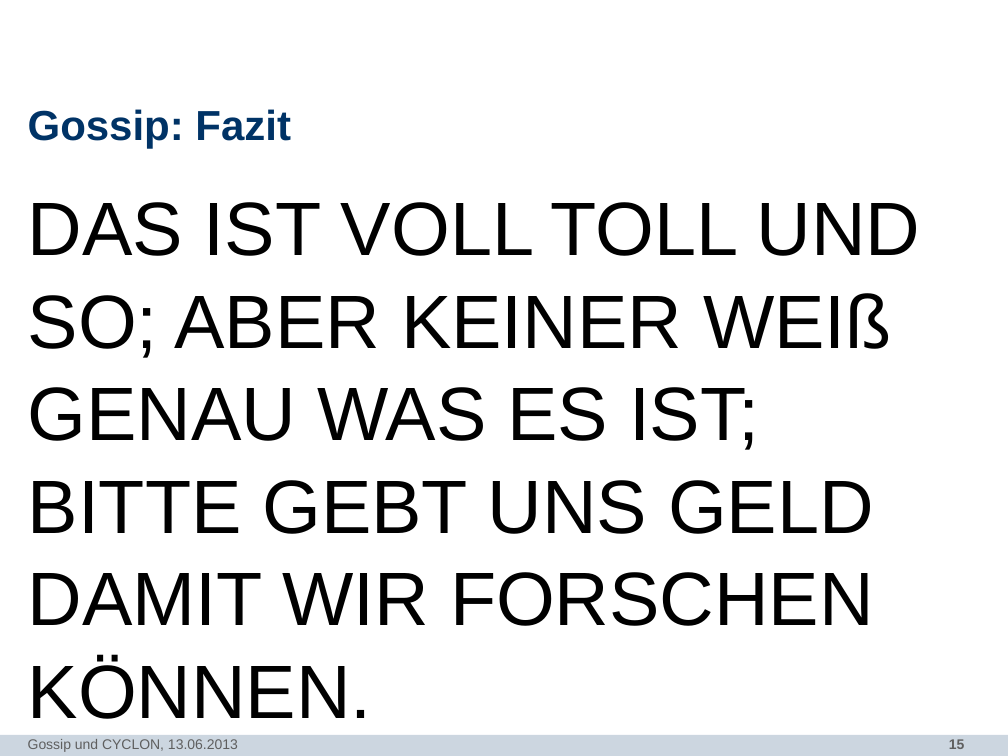
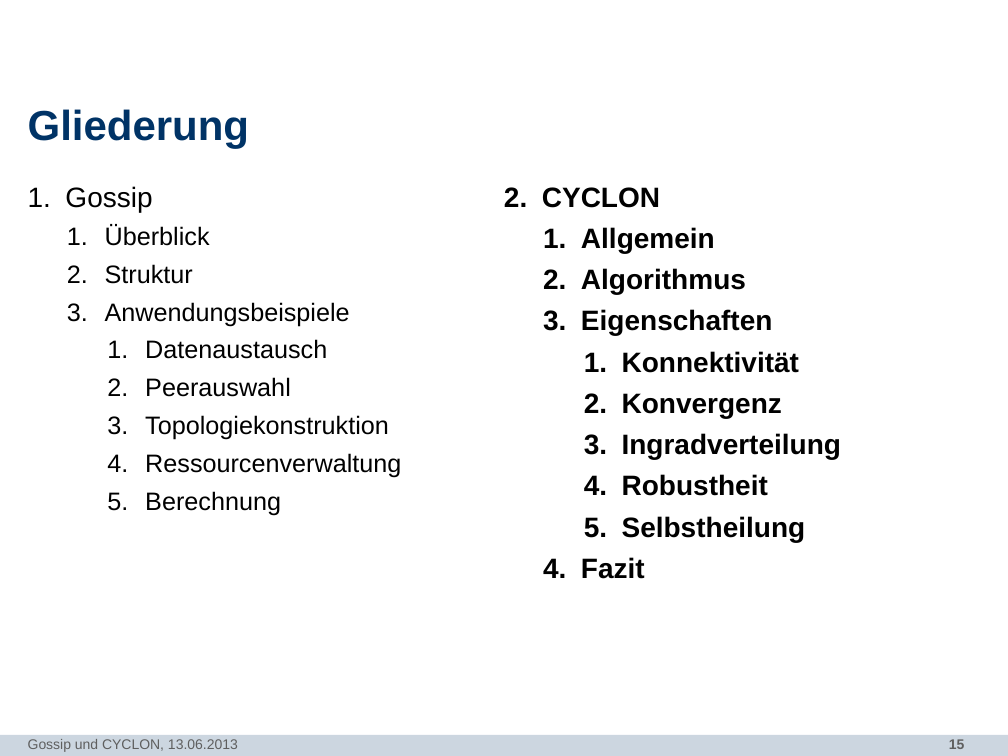
Before and after one commit to N8Fear/DistributedSystems, a slide deck: slide 15 of Vortrag/[MASTER] Präsentation.pptx. Drawn at 1008x756 pixels with LibreOffice and Linux fonts; fonts in the diff are those of the drawing; background and template pictures are left out. Boxes give left, top, right and bottom in pixels: in the first picture for what was removed or moved away, otherwise in the second. Text is boxed around its words. In the diff, an @@ line names an element or a change of style, - is before the commit and + after.

```diff
--- a/Vortrag/[MASTER] Präsentation.pptx
+++ b/Vortrag/[MASTER] Präsentation.pptx
@@ title at (28, 109, 249, 149): text changed @@
-Gossip: Fazit
+Gliederung
@@ text "Gossip" at (65, 186, 841, 579): columns 1 to 2 @@
@@ text at (65, 186, 841, 579): text changed; size 54 to 20 pt @@
-DAS IST VOLL TOLL UND SO; ABER KEINER WEIß GENAU WAS ES IST; BITTE GEBT UNS GELD DAMIT WIR FORSCHEN KÖNNEN.
+1. Gossip
+  1. Überblick
+  2. Struktur
+  3. Anwendungsbeispiele
+    1. Datenaustausch
+    2. Peerauswahl
+    3. Topologiekonstruktion
+    4. Ressourcenverwaltung
+    5. Berechnung
+2. CYCLON
+  1. Allgemein
+  2. Algorithmus
+  3. Eigenschaften
+    1. Konnektivität
+    2. Konvergenz
+    3. Ingradverteilung
+    4. Robustheit
+    5. Selbstheilung
+  4. Fazit
```
Also in this commit, not shown: 4 other slides changed, 1 other file.
